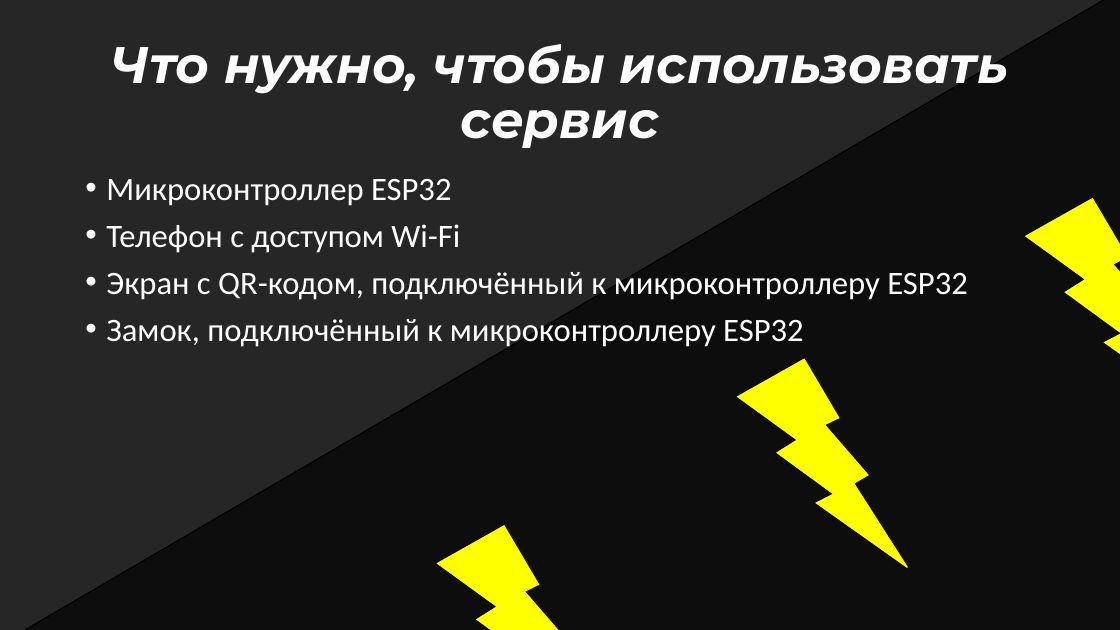
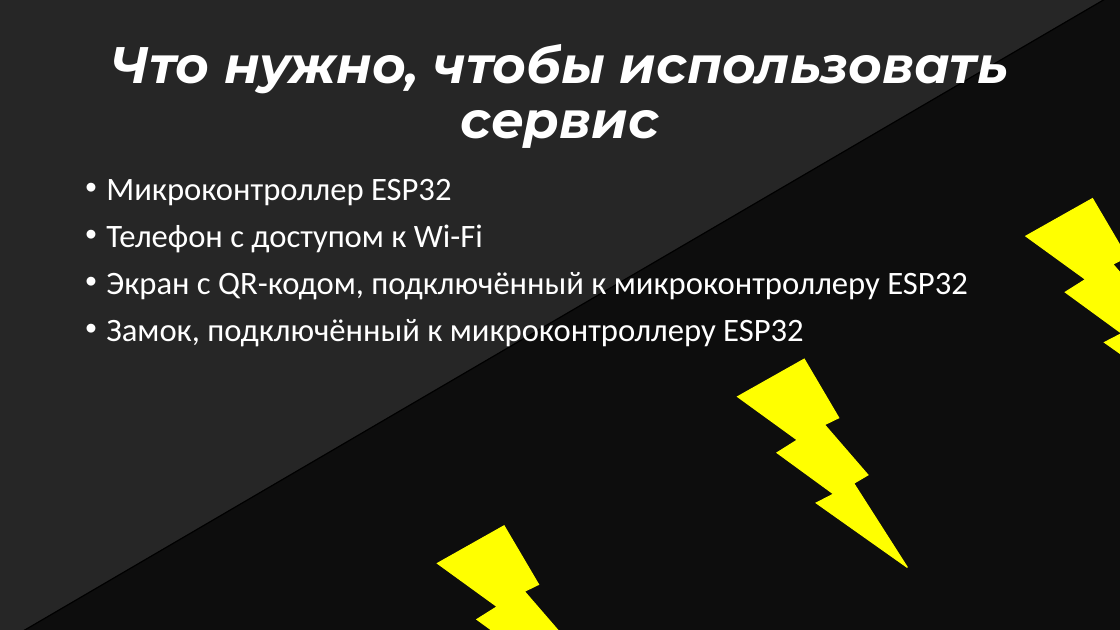
Before and after one commit to SVan22447/CodeSprint_SSD, a slide deck: slide 3 of QRWay.pptx. Drawn at 1120x630 pixels with LibreOffice and Linux fonts; fonts in the diff are those of the drawing. Boxes give left, top, right and bottom in pixels: in the first picture for what was removed or moved away, otherwise in the second. Text is boxed around its words. In the diff, an @@ line names an element or a change of style, - is before the commit and + after.

```diff
--- a/QRWay.pptx
+++ b/QRWay.pptx
@@ text at [106,224,483,253]: text changed @@
-• Телефон с доступом Wi-Fi
+• Телефон с доступом к Wi-Fi
```
